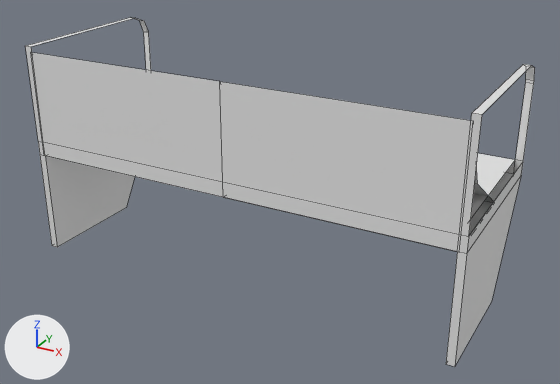
The FBX model F1RaceSim/Assets/Models/Spoiler.fbx as it was, and as the next commit left it.
Before and after are seen from a 50 mm lens placed at (3.02, -5.4, 2.54), pointed at (0.11, -0.1, -0.11). Arrows for +X, +Y and +Z are at lower left; the lights stay in place. Mesh edges are drawn as thin lines. Where no turn or scale is listed for an object, it has been applied to the vertices. Vertices at the same position are counted once.
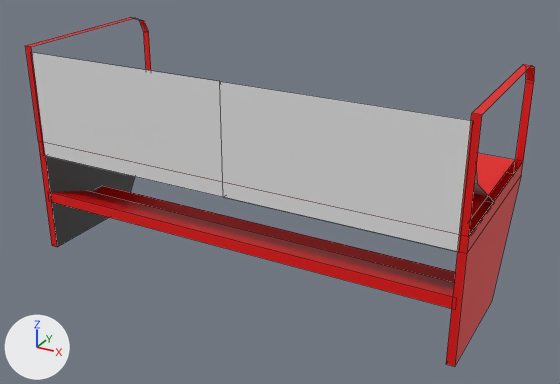
Where the newer file only moved an object's origin or applied its transform, the numbers keep the older frame.

Changed parts and their boxes [x1, y1, x2, y2] in the pictures (560 x 384 px):
```json
{"part": 1, "of": "me_cube_003", "change": "added", "after": [93, 186, 455, 282], "on screen": "red"}
{"part": 2, "of": "me_cube_003", "change": "added", "after": [51, 191, 454, 309], "on screen": "red"}
{"part": 3, "of": "me_cube_003", "change": "recoloured", "before": [25, 17, 535, 367], "after": [25, 17, 535, 367], "on screen": "white to red"}
{"part": 4, "of": "me_cube_003", "change": "recoloured", "before": [45, 156, 514, 247], "after": [45, 156, 514, 247], "on screen": "white to black"}
```

Scene script edits in JSON lines:
```json
{"op": "add", "block": "mat_material_001", "code": ["mat_material_001 = principled_material('Material.001')", "mat_material_001.base_color = (0.8, 0.8, 0.8)  # white #e7e7e7"]}
{"op": "add", "block": "mat_material_002", "code": ["mat_material_002 = principled_material('Material.002')", "mat_material_002.base_color = (0.8, 0.0, 0.0)  # red #e70000"]}
{"op": "add", "block": "mat_material_003", "code": ["mat_material_003 = principled_material('Material.003')", "mat_material_003.base_color = (0.0, 0.0, 0.0)  # black #000000"]}
{"block": "me_cube_003", "where": "# used by ob_cube_002; location = (0.0, -0.038, 0.162)"}
{"block": "me_cube_003", "where": "# verts and faces of me_cube_003; kept vertices keep their numbers, new ones are numbered from 60"}
{"op": "remove", "block": "me_cube_003", "code": "me_cube_003.from_pydata(...)  # 60 vertices, 44 faces; spans x -1.91..1.91, y -0.78..0.78, z -0.97..0.9"}
{"op": "add", "block": "me_cube_003", "code": "me_cube_003.from_pydata(...)  # 76 vertices, 56 faces; spans x -1.91..1.91, y -0.78..0.78, z -0.97..0.9"}
{"block": "me_cube_003", "change": "me_cube_003 part 1: a new loose piece, a box spanning x -1.862..1.862, y -0.281..-0.075, z -0.646..-0.612, in mat_material_002 (red #e70000)"}
{"block": "me_cube_003", "change": "me_cube_003 part 2"}
{"op": "add", "block": "me_cube_003", "code": "verts[60] = (-1.87, -0.77, -0.51)  # pixel (49, 201)"}
{"op": "add", "block": "me_cube_003", "code": "verts[61] = (-1.87, -0.77, -0.42)  # pixel (48, 191)"}
{"op": "add", "block": "me_cube_003", "code": "verts[62] = (-1.87, -0.29, -0.61)"}
{"op": "add", "block": "me_cube_003", "code": "verts[63] = (-1.87, -0.29, -0.58)"}
{"op": "add", "block": "me_cube_003", "code": "for new, old in zip([*range(64, 68)], [*range(60, 64)]): verts[new] = verts[old] + (3.74, 0.0, 0.0)"}
{"op": "add", "block": "me_cube_003", "code": "faces += [(60, 61, 63, 62), (62, 63, 67, 66), (64, 66, 67, 65), (60, 64, 65, 61), (60, 62, 66, 64), (61, 65, 67, 63)]  # mat_material_002 (red #e70000)"}
{"block": "me_cube_003", "change": "me_cube_003 part 3: 34 faces spanning x -1.91..1.91, y -0.78..0.78, z -0.97..0.9 switch from no material to mat_material_002 (red #e70000)"}
{"block": "me_cube_003", "change": "me_cube_003 part 4: 2 faces spanning x -1.85..1.85, y -0.78..0.78, z -0.97..-0.06 switch from no material to mat_material_003 (black #000000)"}
{"op": "add", "block": "me_cube_003", "code": "me_cube_003.materials.append(mat_material_001)  # white #e7e7e7"}
```
